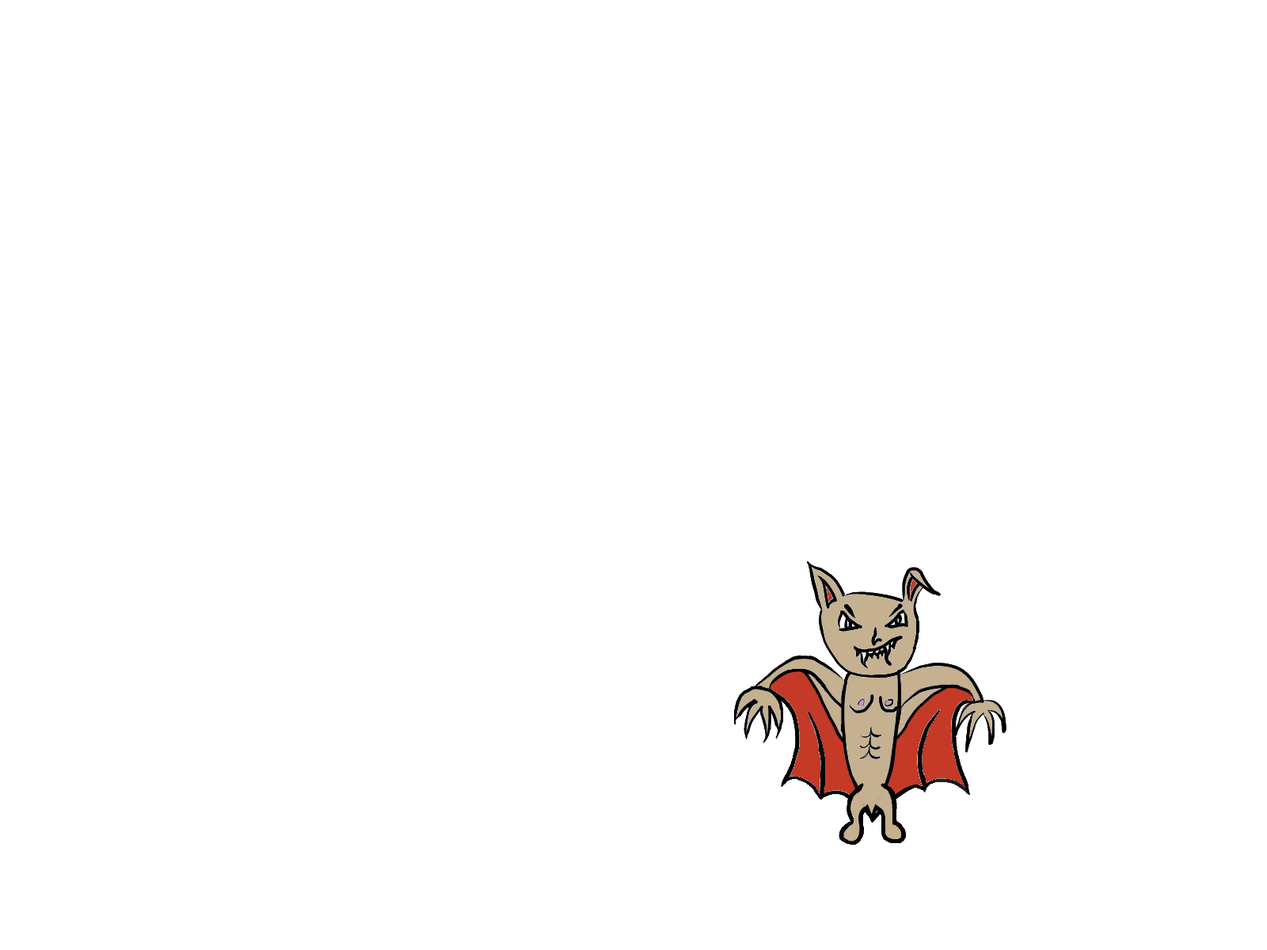
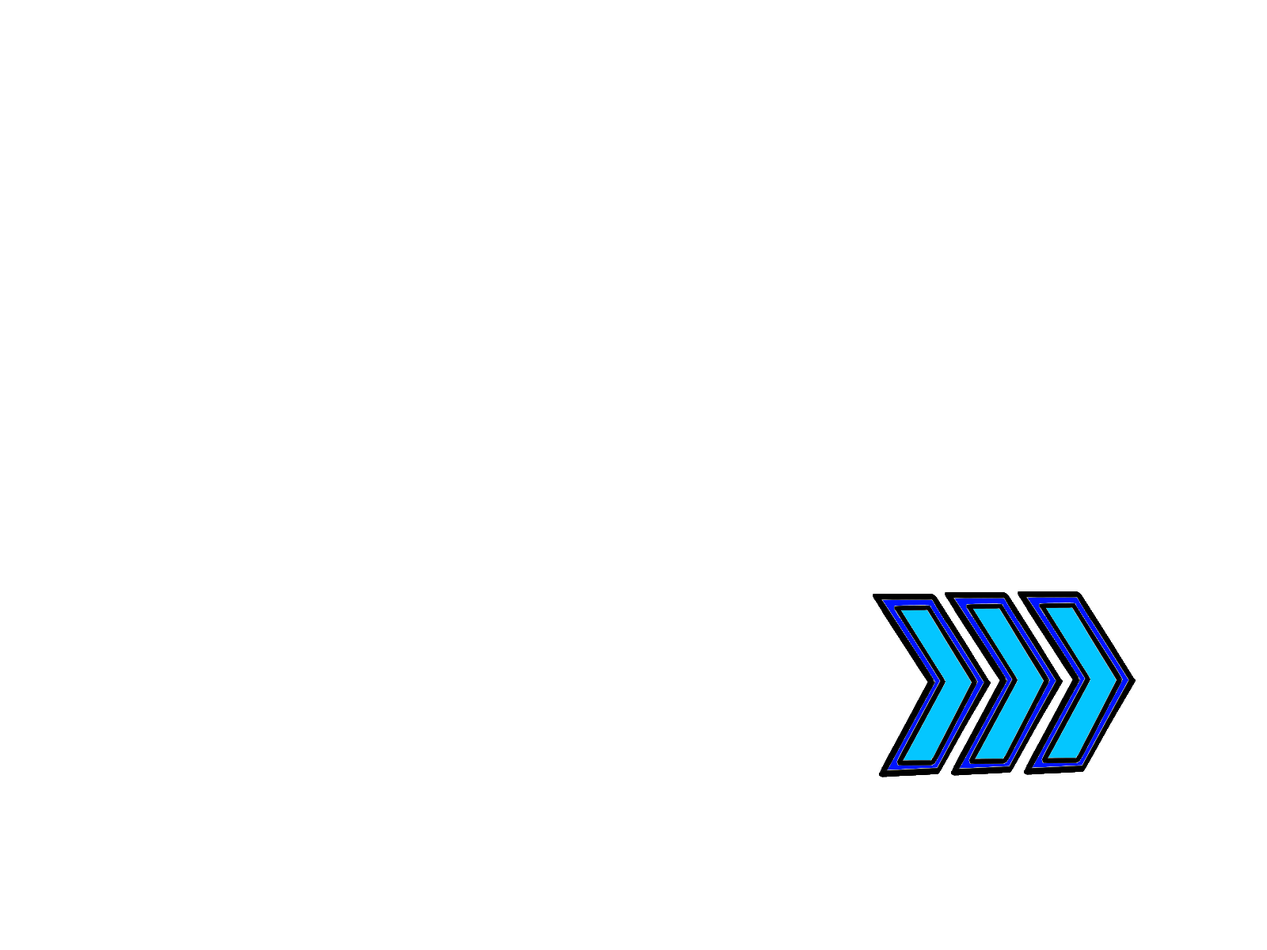
Layered file, before and after one edit (w=1267, h=950). Changes by layer:
removed layer "CS1(bis)(bis).png" over [733, 561, 1054, 845]
added layer "items.png" (1st of 3) above "items.png" over [1017, 591, 1136, 776]
added layer "items.png" (2nd of 3) above "items.png" over [944, 592, 1136, 795]
renamed "Calque 3" to "items.png", painted on it over [733, 561, 1136, 845]
